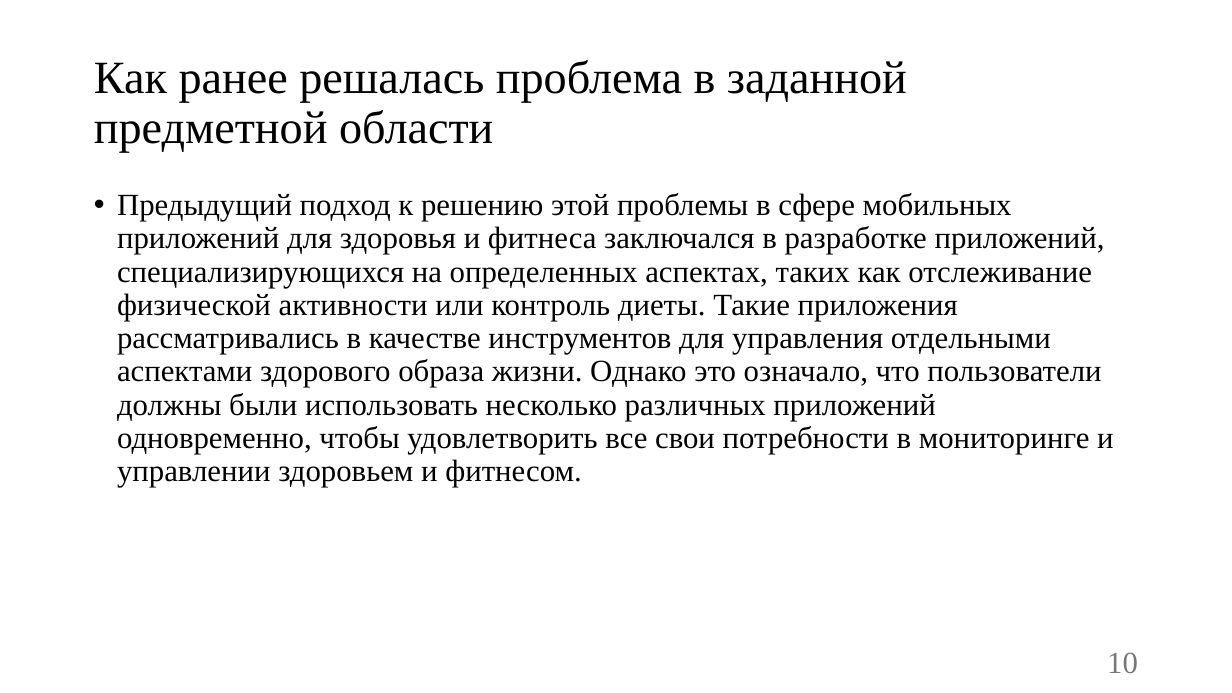
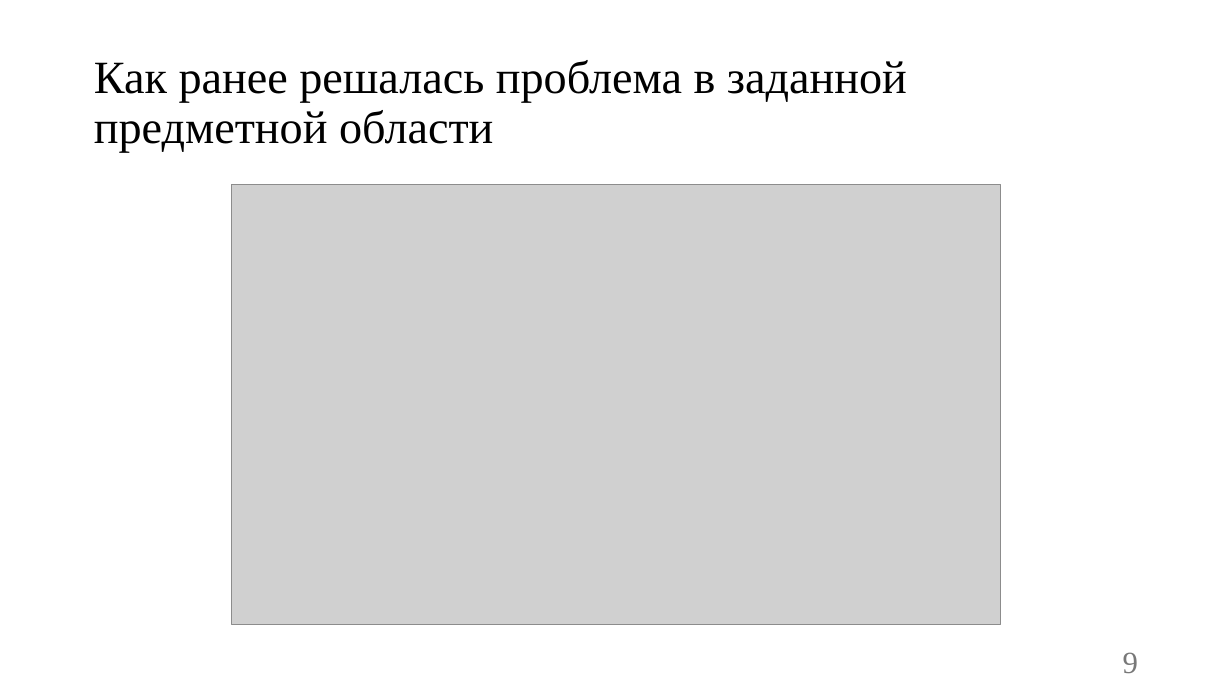
Before and after one commit to vadimgilka/SportApp, a slide deck: slide 9 of Documentation/Documentation Backend/Презентация-Чупинин-Антон-Павлович.pptx (slide 10 before the commit). Drawn at 1232x693 pixels with LibreOffice and Linux fonts; fonts in the diff are those of the drawing; grey boxes stand for pictures. Boxes give left, top, right and bottom in pixels: in the first picture for what was removed or moved away, otherwise in the second. Text is boxed around its words. In the diff, an @@ line names an element or a change of style, - is before the commit and + after.

```diff
--- a/Documentation/Documentation Backend/Презентация-Чупинин-Антон-Павлович.pptx
+++ b/Documentation/Documentation Backend/Презентация-Чупинин-Антон-Павлович.pptx
@@ text removed at (117, 193, 1113, 487) @@
-• Предыдущий подход к решению этой проблемы в сфере мобильных приложений для здоровья и фитнеса заключался в разработке приложений, специализирующихся на определенных аспектах, таких как отслеживание физической активности или контроль диеты. Такие приложения рассматривались в качестве инструментов для управления отдельными аспектами здорового образа жизни. Однако это означало, что пользователи должны были использовать несколько различных приложений одновременно, чтобы удовлетворить все свои потребности в мониторинге и управлении здоровьем и фитнесом.
@@ picture added at (232, 185, 1001, 625) @@
@@ page number at (1123, 652, 1138, 673): text changed @@
-10
+9
```
Also in this commit, not shown: 5 other slides changed, 2 slides added, 3 slides removed.
